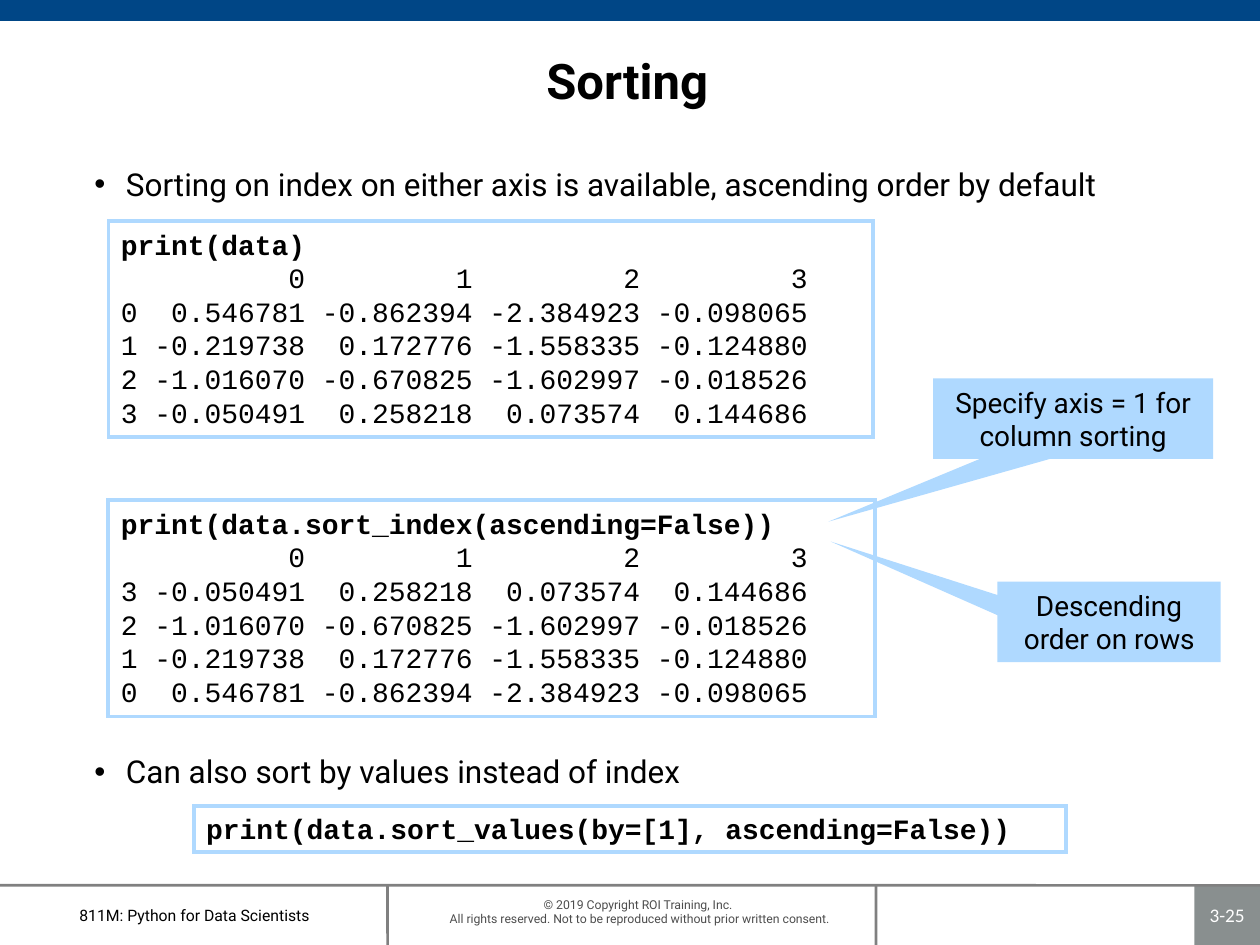
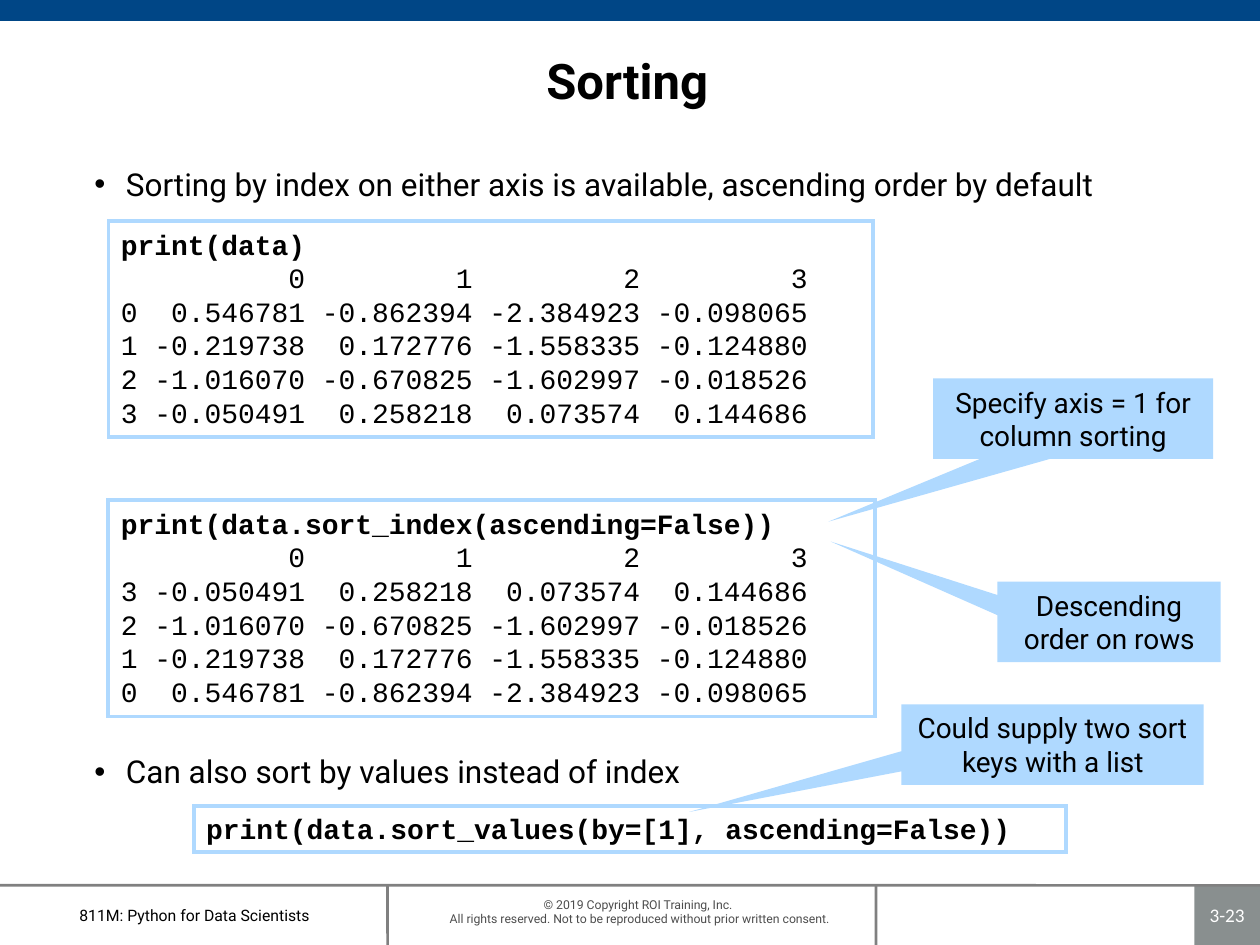
Before and after one commit to roitraining/PythonProgram, a slide deck: slide 23 of Day3-Pandas/Ch03-Pandas.pptx (slide 25 before the commit). Drawn at 1260x945 pixels with LibreOffice and Linux fonts; fonts in the diff are those of the drawing; background and template pictures are left out. Boxes give left, top, right and bottom in pixels: in the first picture for what was removed or moved away, otherwise in the second. Text is boxed around its words. In the diff, an @@ line names an element or a change of style, - is before the commit and + after.

```diff
--- a/Day3-Pandas/Ch03-Pandas.pptx
+++ b/Day3-Pandas/Ch03-Pandas.pptx
@@ text at (x1=126, y1=172, x2=1093, y2=203): text changed @@
-• Sorting on index on either axis is available, ascending order by default
+• Sorting by index on either axis is available, ascending order by default
@@ speech box added at (x1=901, y1=704, x2=1203, y2=785), fill #AFD9FF, 16 pt, text #000000 @@
+  Could supply two sort keys with a list
@@ page number at (x1=1210, y1=909, x2=1245, y2=922): text changed @@
-3-25
+3-23
```
Also in this commit, not shown: 7 other slides changed, 2 slides removed, 1 other file.
